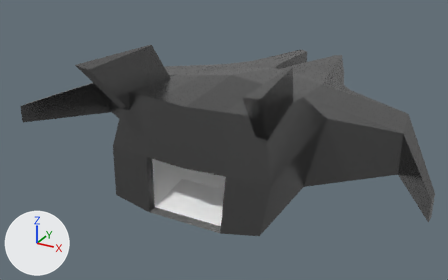
An edit to the Blender file Code/Spaced Out/Assets/Prefabs/BasePrefabs/FullShip.blend, drawn before and after from the same camera.
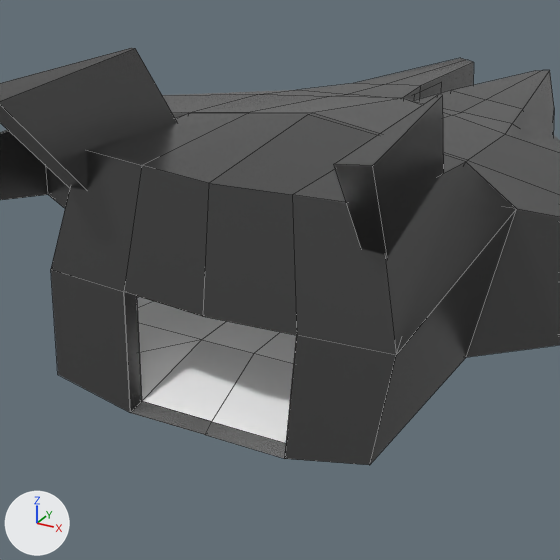
Each version is shown whole from a 50 mm camera at (33.7, -63.1, 37.3) aimed at (-3.1, 3.9, 3.8), then close up on the part from 20% to 77% of the width and 8% to 100% of the height. The lights are fixed; the arrows at lower left show +X, +Y and +Z. The close-ups show mesh edges as thin lines.

Script lines for the objects in view, before the commit:
```python
me_cube = bpy.data.meshes.new('Cube')
me_cube.from_pydata(...)  # 287 vertices, 280 faces; spans x -2.53..2.53, y -1.43..3.01, z -1.03..1.61
# faces by material slot: [156, 124]
me_cube.materials.append(mat_outsidemetal)  # dark grey #6b6b6b
me_cube.materials.append(mat_inside)  # white #ffffff
ob_cube = bpy.data.objects.new('Cube', me_cube)
ob_cube.location = (0.0, 0.0, 6.91)
ob_cube.scale = (10.4, 10.4, 6.91)
```
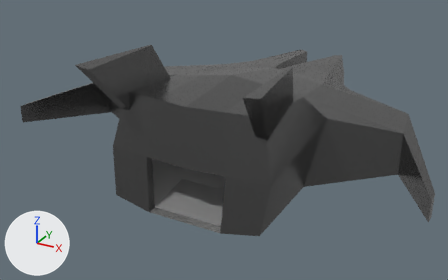
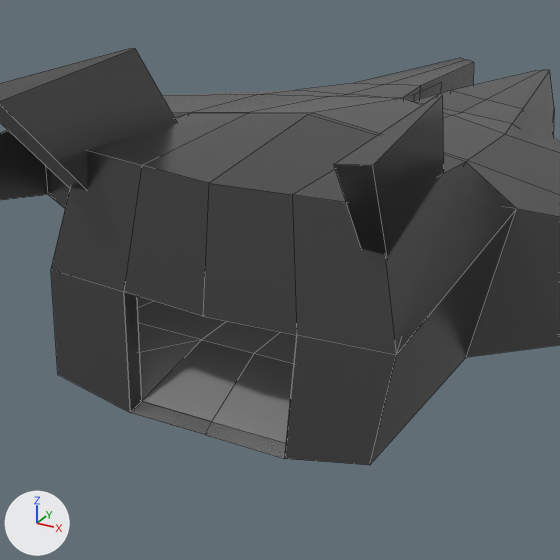
Pixel boxes [x1, y1, x2, y2] of what changed, in the close-ups (560 x 560 px):
part 1 of me_cube, recoloured (white to grey): [137, 297, 297, 443] in both

Edits to the bpy script that builds the scene:
```text
Add mat_floor:
    mat_floor = principled_material('Floor')
    mat_floor.base_color = (0.254, 0.254, 0.254)  # grey #8a8a8a
    mat_floor.roughness = 1.0
Change me_cube:
    where me_cube.from_pydata(...)  # 287 vertices, 280 faces; spans x -2.53..2.53, y -1.43..3.01, z -1.03..1.61
    used by ob_cube; location = (0.0, 0.0, 6.91); scale = (10.4, 10.4, 6.91)
    me_cube part 1: 52 of the faces centred in x -1.36..1.36, y -0.89..1.93, z -0.79..-0.44 switch from mat_inside (white #ffffff) to mat_floor (grey #8a8a8a)
```
